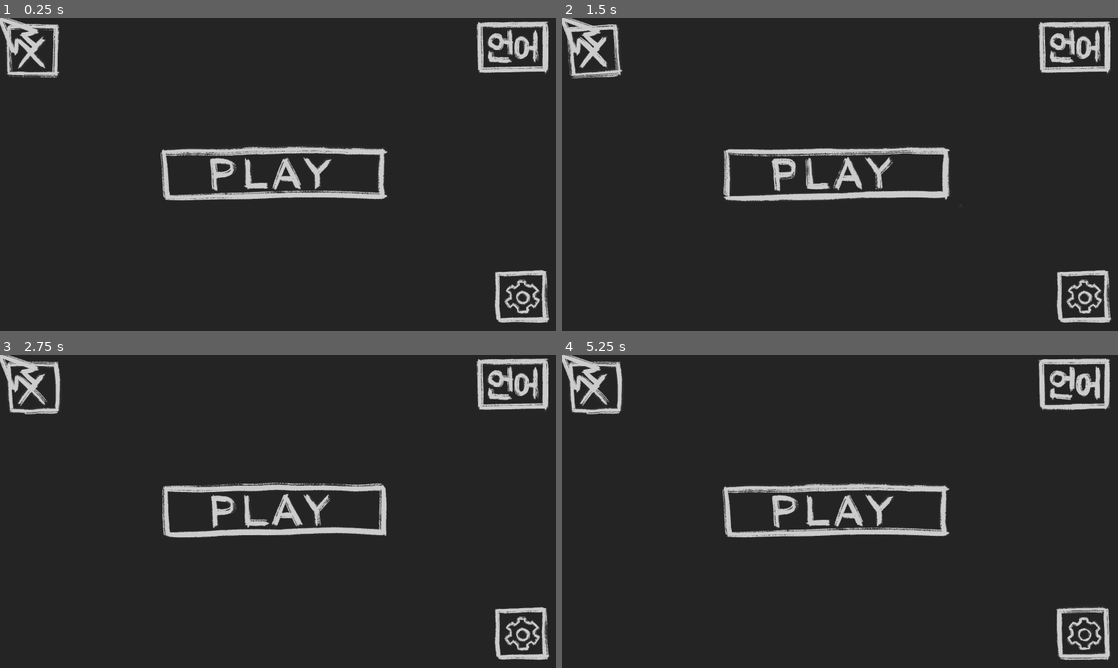
Above: before the commit, frames 1-4 (two rows, left to right).
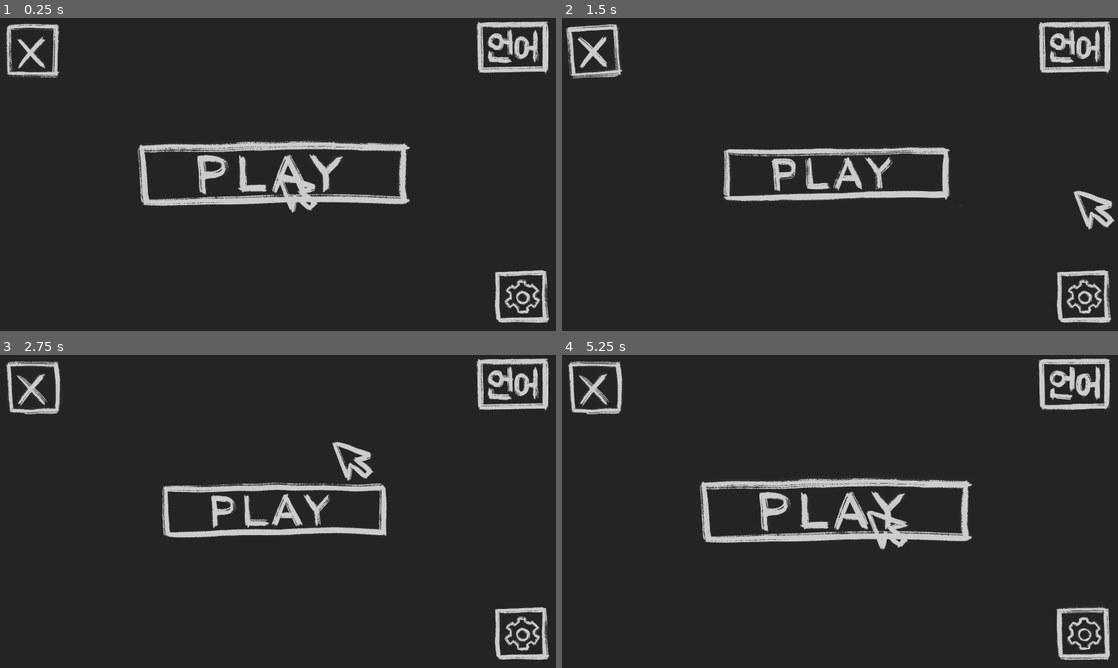
Above: after the commit, the same moments.

Repository: Floxicek/TurnMeOn-PGJ
Game: Godot game, scene res://scenes/levels/level1.tscn
Two runs of this game, one before a commit and one after it. Both use one fixed random seed, a clock stepped at 60 frames per second and the inputs below.
Inputs (mouse positions are in pixels of both pictures, inside the frame that each line leads up to):
- Up to frame 1 (0.25 s): no input
- Up to frame 2 (1.5 s): move the mouse to (962, 158) at 0.52 s; hold D (RIGHT) 0.53-1.28 s; tap K (START_KEYBOARD_CONTROL) at 0.6 s; move the mouse to (728, 190) at 1.27 s; hold S (DOWN) from 1.28 s (still down); click (728, 190) at 1.35 s
- Up to frame 3 (2.75 s): move the mouse to (333, 442) at 2.02 s; release S (DOWN) at 2.03 s; hold D (RIGHT) from 2.03 s (still down); tap K (START_KEYBOARD_CONTROL) at 2.1 s
- Up to frame 4 (5.25 s): move the mouse to (812, 574) at 2.77 s; release D (RIGHT) at 2.78 s; hold W (UP) 2.78-3.53 s; click (812, 574) at 2.85 s; move the mouse to (1006, 558) at 3.52 s; hold A (LEFT) 3.53-5.03 s; tap K (START_KEYBOARD_CONTROL) at 3.6, 5.1 s; move the mouse to (673, 464) at 4.27 s; click (673, 464) at 4.35 s; move the mouse to (867, 511) at 5.02 s; hold S (DOWN) from 5.03 s (still down)

The runs differ from the first frame. In frame 1, 5.5% of the frame differs, in the area x 0-74%, y 0-63%; in frame 2, 0.7%; in frame 3, 0.7%; in frame 4, 5.6%.
Error before the commit: Parse Error: Identifier "b" not declared in the current scope. (res://scripts/cursor_object_script.gd:61)

Commit message:
Add autoload

Diff:
--- a/project.godot
+++ b/project.godot
@@ -18,6 +18,7 @@
 [autoload]
 
 SceneManager="*res://autoload/SceneManager.gd"
+Globals="*res://autoload/Globals.gd"
 
 [display]
 
--- a/scenes/levels/level_1.gd
+++ b/scenes/levels/level_1.gd
@@ -2,5 +2,5 @@
 
 
 func _on_play_button_pressed() -> void:
-	print("first scene button pressed")
+	#print("first scene button pressed")
 	SceneManager.change_scene("res://scenes/levels/level2.tscn")
--- a/scripts/cursor_object_script.gd
+++ b/scripts/cursor_object_script.gd
@@ -58,7 +58,7 @@
 				#current_button.push(test_func)
 
 func _on_area_entered(area: Area2D) -> void:
-	if b.is_in_group("Button"):
+	if area.is_in_group("Button"):
 		buttons.append(area)
 
 
